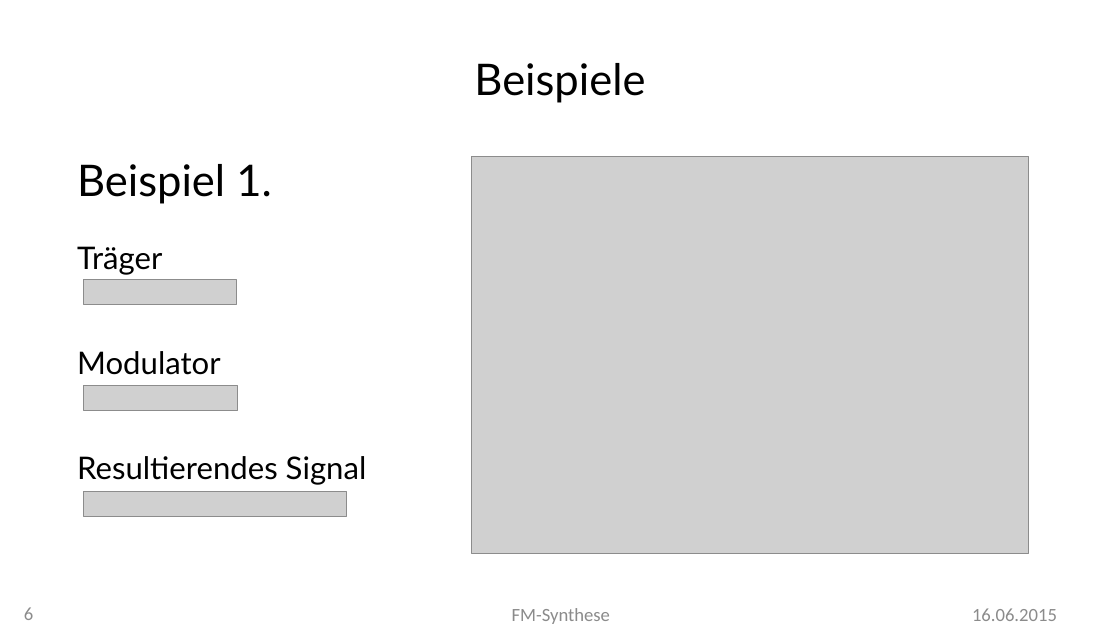
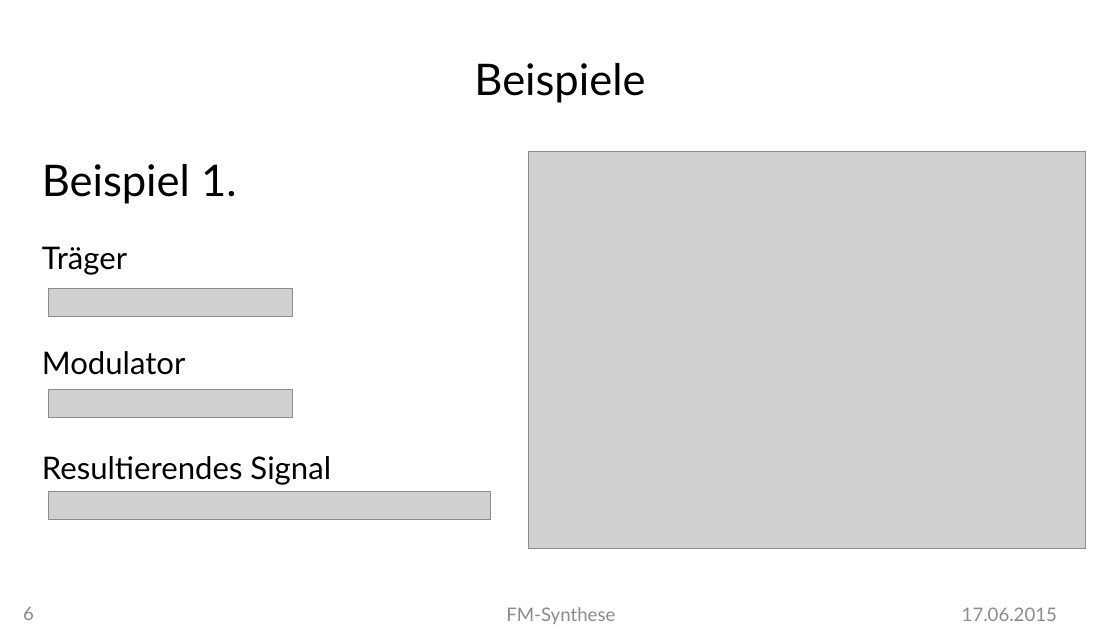
Before and after one commit to MBulli/VSeminar, a slide deck: slide 6 of Praesentation/FMSynthese-Julius.pptx. Drawn at 1120x630 pixels with LibreOffice and Linux fonts; fonts in the diff are those of the drawing; grey boxes stand for pictures; background and template pictures are left out. Boxes give left, top, right and bottom in pixels: in the first picture for what was removed or moved away, otherwise in the second. Text is boxed around its words. In the diff, an @@ line names an element or a change of style, - is before the commit and + after.

```diff
--- a/Praesentation/FMSynthese-Julius.pptx
+++ b/Praesentation/FMSynthese-Julius.pptx
@@ text "Beispiel 1.": place and size @@
-text "Beispiel 1." at box(77, 164, 367, 484)
+text "Beispiel 1." at box(42, 164, 331, 484)
@@ picture: place and size @@
-picture at box(472, 157, 1028, 554)
+picture at box(529, 151, 1085, 549)
@@ picture added at box(48, 289, 292, 317) @@
@@ picture removed at box(84, 280, 236, 305) @@
@@ picture removed at box(84, 385, 239, 410) @@
@@ picture added at box(48, 390, 292, 418) @@
@@ picture: place and size @@
-picture at box(84, 492, 347, 516)
+picture at box(48, 492, 491, 520)
@@ text "FM-Synthese" at box(506, 607, 615, 624): font Calibri to Lato @@
@@ text at box(962, 607, 1057, 621): text changed; font Calibri to Lato @@
-16.06.2015
+17.06.2015
```
Also in this commit, not shown: 25 other slides changed, 1 slide added.
